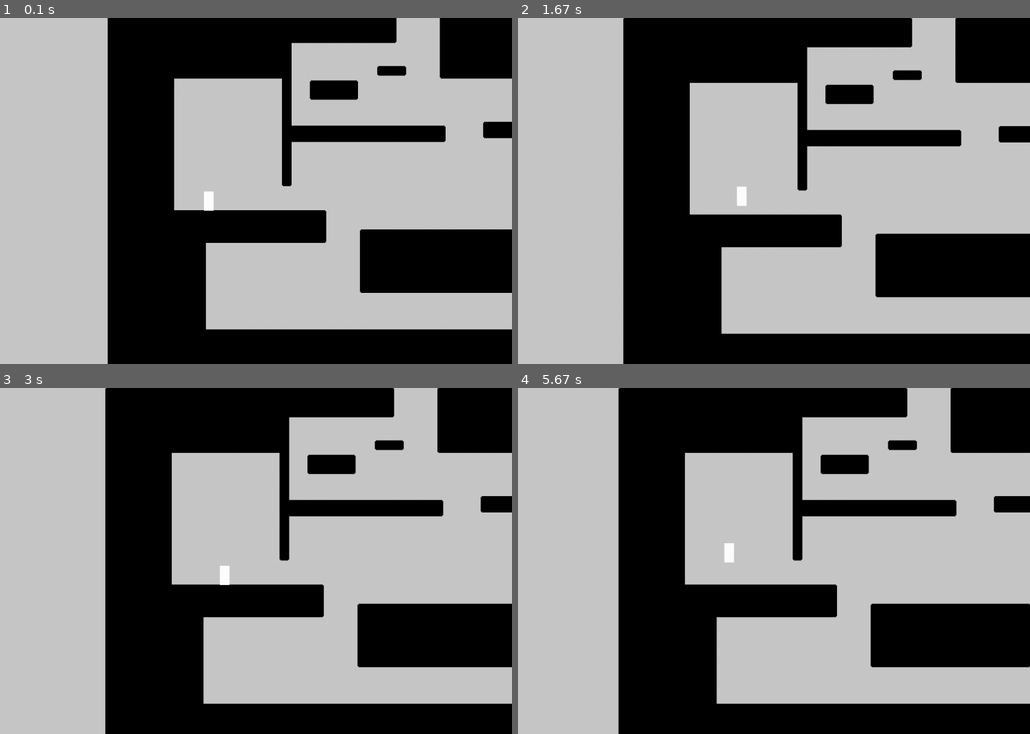
Above: before the commit, frames 1-4 (two rows, left to right).
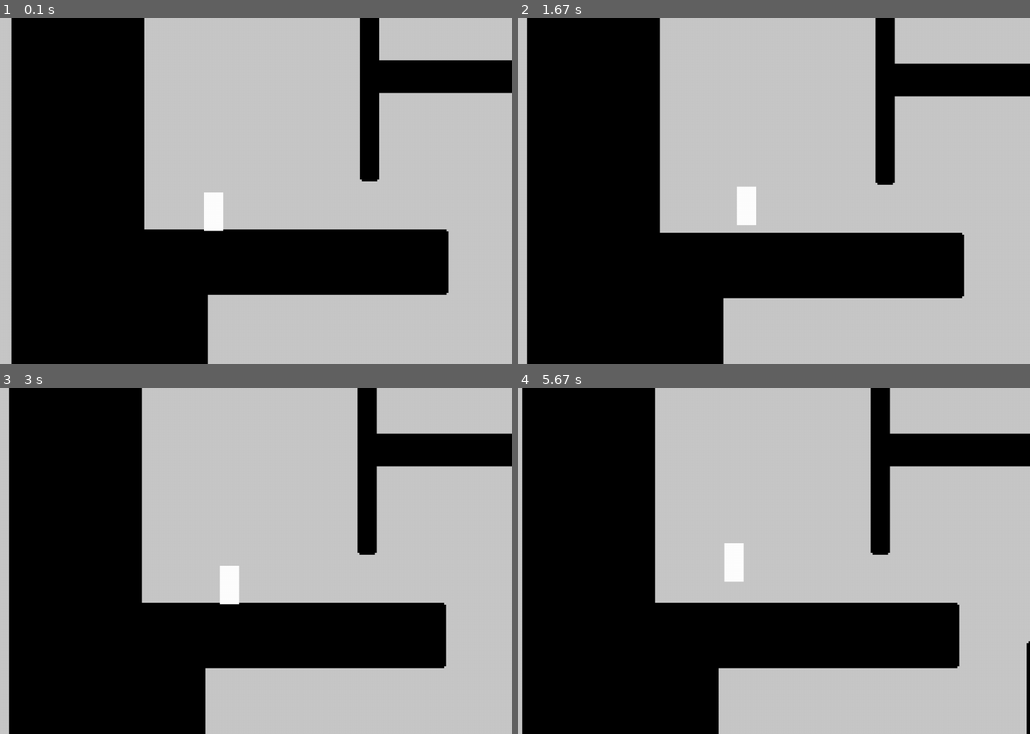
Above: after the commit, the same moments.

Repository: dast3rr/pygameproject_2DPlaformer
Game: pygame game, started from code/main.py
Same seed, same stepped clock (60 frames per second), same inputs: the game is played once before the commit and once after it.
Inputs:
- Up to frame 1 (0.1 s): no input
- Up to frame 2 (1.67 s): hold D 0.33-0.8 s; hold D 0.83-1.3 s; tap Space at 0.9, 1.2, 1.4 s; hold A from 1.33 s (still down)
- Up to frame 3 (3 s): tap Space at 1.7, 1.97, 2.27, 2.4, 2.7 s; release A at 1.87 s; hold A 1.9-2.3 s; hold D 2.33-2.97 s
- Up to frame 4 (5.67 s): hold A 3-3.47 s; tap Space at 3.07, 3.37, 3.57, 3.87, 4.07, 4.37, 4.57, 4.87, 5.13, 5.43, 5.57 s; hold D 3.5-3.97 s; hold D 4-4.47 s; hold A 4.5-5.03 s; hold A 5.07-5.47 s; hold D from 5.5 s (still down)

The runs differ from the first frame. In frame 1, 50% of the frame differs, in the area x 2-100%, y 0-100%; in frame 2, 50%; in frame 3, 50%; in frame 4, 51%, in the area x 0-100%, y 0-100%.

Commit message:
увеличил отображение

Diff:
--- a/code/graphics.py
+++ b/code/graphics.py
@@ -40,11 +40,14 @@
         # всякие кординаты
         super().__init__(character)
         w, h = screen.get_size()
-        self.a, self.b = a, b
-        self.image = pygame.Surface((a + 2, b + 2),
+        self.a, self.b = a * 4, b * 4
+        x *= 2
+        y *= 2
+
+        self.image = pygame.Surface((self.a + 2, self.b + 2),
                                     pygame.SRCALPHA, 32)
-        self.cords = (w // 2 + x * 2, h // 2 + y * 2, a, b)
-        self.rect = pygame.Rect(w // 2 + x * 2 - 1, h // 2 + y * 2 - 1, a + 2, b + 2)
+        self.cords = (w // 2 + x, h // 2 + y, self.a, self.b)
+        self.rect = pygame.Rect(w // 2 + x - 1, h // 2 + y - 1, self.a + 2, self.b + 2)
         pygame.draw.rect(screen, 'white', self.rect)
 
     # рисование
@@ -64,14 +67,17 @@
 class Platform(pygame.sprite.Sprite):
     def __init__(self, x, y, a, b, *groups):
         w, h = screen.get_size()  # ширина и высота окна
+        self.a, self.b = a * 4, b * 4
+        x *= 4
+        y *= 4
         super().__init__(*groups)
         # кординаты и картинка. Картинка для последующей обработки столкновений
-        self.cords = (w // 2 + x * 2, h // 2 + y * 2, a * 2, b * 2)
-        self.image = pygame.Surface((a * 2, b * 2),
+        self.cords = (w // 2 + x, h // 2 + y, self.a, self.b)
+        self.image = pygame.Surface((self.a, self.b),
                                     pygame.SRCALPHA, 32)
 
         # начальное положение. Чтобы поменять self.rect.x = 100 или self.rect.y = 200
-        self.rect = pygame.Rect(w // 2 + x * 2, h // 2 + y * 2, a * 2, b * 2)
+        self.rect = pygame.Rect(w // 2 + x, h // 2 + y, self.a, self.b)
         pygame.draw.rect(screen, 'black', self.rect)
 
     # обновление положения
--- a/code/main.py
+++ b/code/main.py
@@ -12,7 +12,7 @@
         Platform(x, y + 1, a, b - 2, platforms, vertical_platforms)
 
     # главный герой
-    main_character = MainCharacter(0, 0, 20, 40)
+    main_character = MainCharacter(0, 0, 10, 20)
     return main_character
 
 
